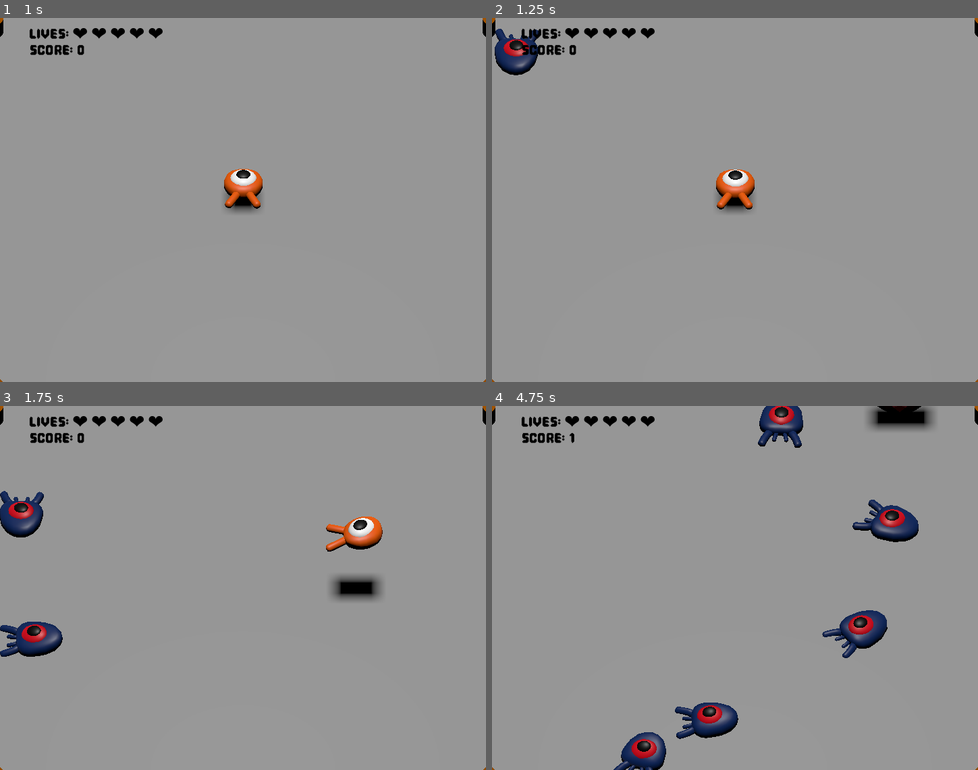
Above: before the commit, frames 1-4 (two rows, left to right).
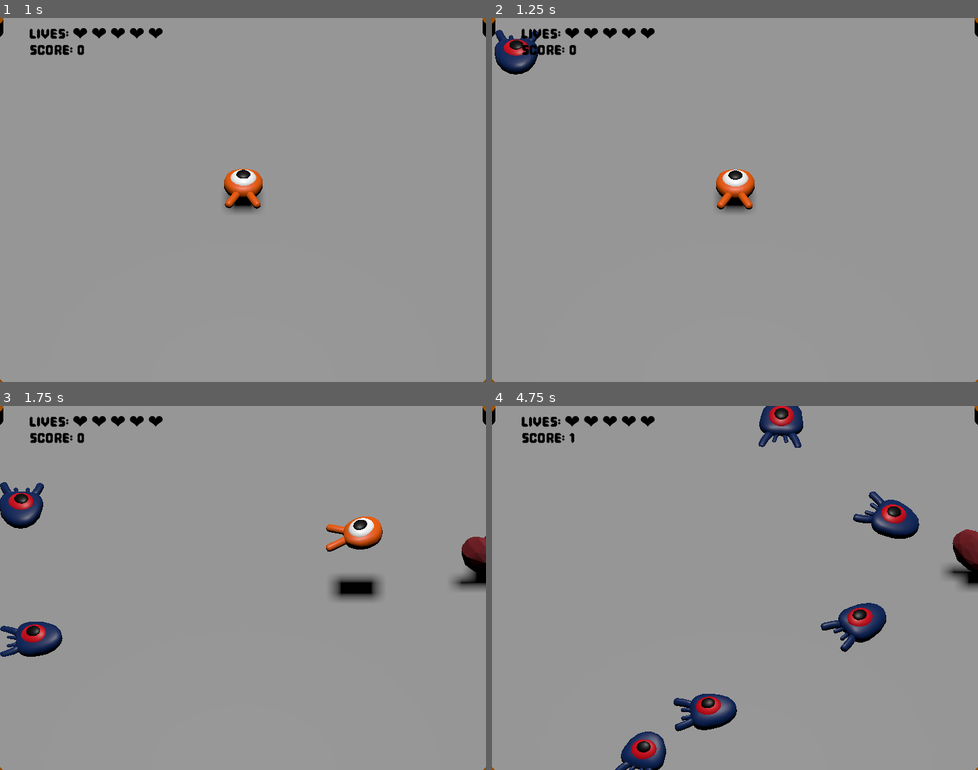
Above: after the commit, the same moments.

Repository: Ilesandres/godot-3d_squash_the_creeps_starter
Game: Godot game, scene res://main.tscn
Two runs of this game, one before a commit and one after it. Both use one fixed random seed, a clock stepped at 60 frames per second and the inputs below.
Inputs:
- Up to frame 1 (1 s): click "Play" at 0.5 s
- Up to frame 2 (1.25 s): no input
- Up to frame 3 (1.75 s): hold Right (move_right) from 1.28 s (still down); tap Space (jump) at 1.52 s
- Up to frame 4 (4.75 s): release Right (move_right) at 2.03 s; hold Down (move_back) 2.03-2.78 s; tap Space (jump) at 2.27, 3.77, 4.52 s; hold Right (move_right) 2.78-3.53 s; hold Up (move_forward) 3.53-4.28 s; hold Left (move_left) from 4.28 s (still down)

Frame 1 is identical in both runs. In frame 2, less than 0.1% of the frame differs, in the area x 0-10%, y 2-16%; in frame 3, 1.7%; in frame 4, 5.1%, in the area x 25-100%, y 0-100%.

Commit message:
agregar animaciones a los mobs y ubicacion de corazones aleatorios

Diff:
--- a/heart.tscn
+++ b/heart.tscn
@@ -42,6 +42,7 @@
 [sub_resource type="Animation" id="Animation_t7y50"]
 resource_name = "CubeAction_001"
 length = 3.3333333
+loop_mode = 1
 tracks/0/type = "position_3d"
 tracks/0/imported = true
 tracks/0/enabled = true
@@ -70,7 +71,7 @@
 script = ExtResource("1_cixvg")
 
 [node name="Cube" type="MeshInstance3D" parent="."]
-transform = Transform3D(-1, 0, -1.8199258e-06, 0, 1, 0, 1.8199258e-06, 0, -1, -2.0197383e-08, 1.3179171, -0.0034926927)
+transform = Transform3D(0.12495442, 0, -0.99216247, 0, 1, 0, 0.99216247, 0, 0.12495442, -2.0197383e-08, 1.4727455, -0.0034926927)
 mesh = SubResource("ArrayMesh_ux07f")
 skeleton = NodePath("")
 
@@ -81,6 +82,7 @@
 libraries = {
 &"": SubResource("AnimationLibrary_l1c47")
 }
+autoplay = "CubeAction_001"
 
 [node name="CollisionShape3D" type="CollisionShape3D" parent="."]
 transform = Transform3D(1, 0, 0, 0, 1, 0, 0, 0, 1, 0, 1, 0)
--- a/main.gd
+++ b/main.gd
@@ -104,24 +104,34 @@
 
 	mob.squashed.connect(score_label._on_mob_squashed.bind())
 
+
 func _on_heart_timer_timeout():
 	if not is_instance_valid(player):
 		return
 
 	var heart = heart_scene.instantiate() as Area3D
-
 	var spawn_location = get_node("SpawnPath/SpawnLocation")
 
-	spawn_location.progress_ratio = randf_range(0.3, 0.8)
+	spawn_location.progress_ratio = randf_range(0.3, 0.7)
 
-	heart.global_position = spawn_location.position + Vector3(0, 0.5, 0)
+	var base_position = spawn_location.position
+
+
+	var central_z_offset = randf_range(-5.0, 5.0)
+
+	heart.global_position = Vector3(
+		base_position.x,
+		0.5,
+		central_z_offset
+	)
 
 	if heart.has_method("set_lifespan"):
 		heart.set_lifespan(heart_lifespan)
 
 	add_child(heart)
+	heart.add_to_group("powerups")
 
-	heart_timer.wait_time = randf_range(5.0, 10.0)
+	heart_timer.wait_time = randf_range(2.0, 5.0)
 	heart_timer.start()
 
 func _on_play_button_pressed():
--- a/main.tscn
+++ b/main.tscn
@@ -89,7 +89,7 @@
 curve = SubResource("Curve3D_0xm2m")
 
 [node name="SpawnLocation" type="PathFollow3D" parent="SpawnPath"]
-transform = Transform3D(-0.99989057, 0, 0.014597245, 0, 1, 0, -0.014597245, 0, -0.99989057, -12.837369, 0, -12.316885)
+transform = Transform3D(-0.9998903, 0, 0.014597241, 0, 1, 0, -0.014597241, 0, -0.9998903, -12.837369, 0, -12.316885)
 
 [node name="MobTimer" type="Timer" parent="."]
 wait_time = 0.5
@@ -259,7 +259,6 @@
 script = ExtResource("6_7mycd")
 
 [node name="HeartTimer" type="Timer" parent="."]
-wait_time = 2.0
 
 [connection signal="timeout" from="MobTimer" to="." method="_on_mob_timer_timeout"]
 [connection signal="timeout" from="MobTimer" to="." method="_on_timer_timeout"]
--- a/mob.tscn
+++ b/mob.tscn
@@ -8,6 +8,7 @@
 
 [sub_resource type="Animation" id="Animation_i3pqv"]
 length = 0.001
+loop_mode = 2
 tracks/0/type = "value"
 tracks/0/imported = false
 tracks/0/enabled = true
@@ -36,7 +37,7 @@
 [sub_resource type="Animation" id="Animation_onrkg"]
 resource_name = "float"
 length = 1.2
-loop_mode = 1
+loop_mode = 2
 tracks/0/type = "value"
 tracks/0/imported = false
 tracks/0/enabled = true
@@ -88,6 +89,6 @@
 libraries = {
 &"": SubResource("AnimationLibrary_i3pqv")
 }
-autoplay = "RESET"
+autoplay = "float"
 
 [connection signal="screen_exited" from="VisibleOnScreenNotifier3D" to="." method="_on_visible_on_screen_notifier_3d_screen_exited"]
